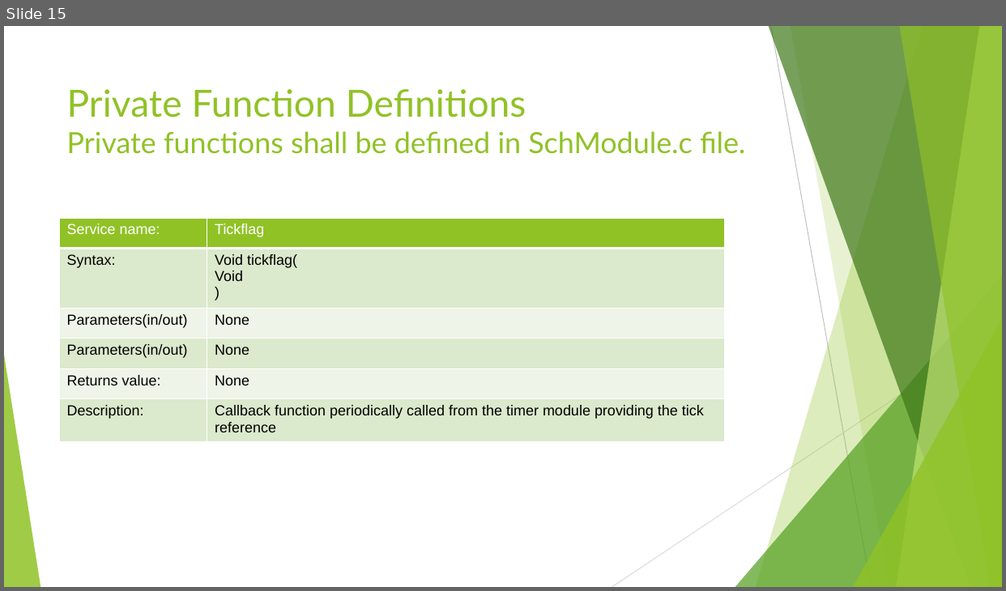
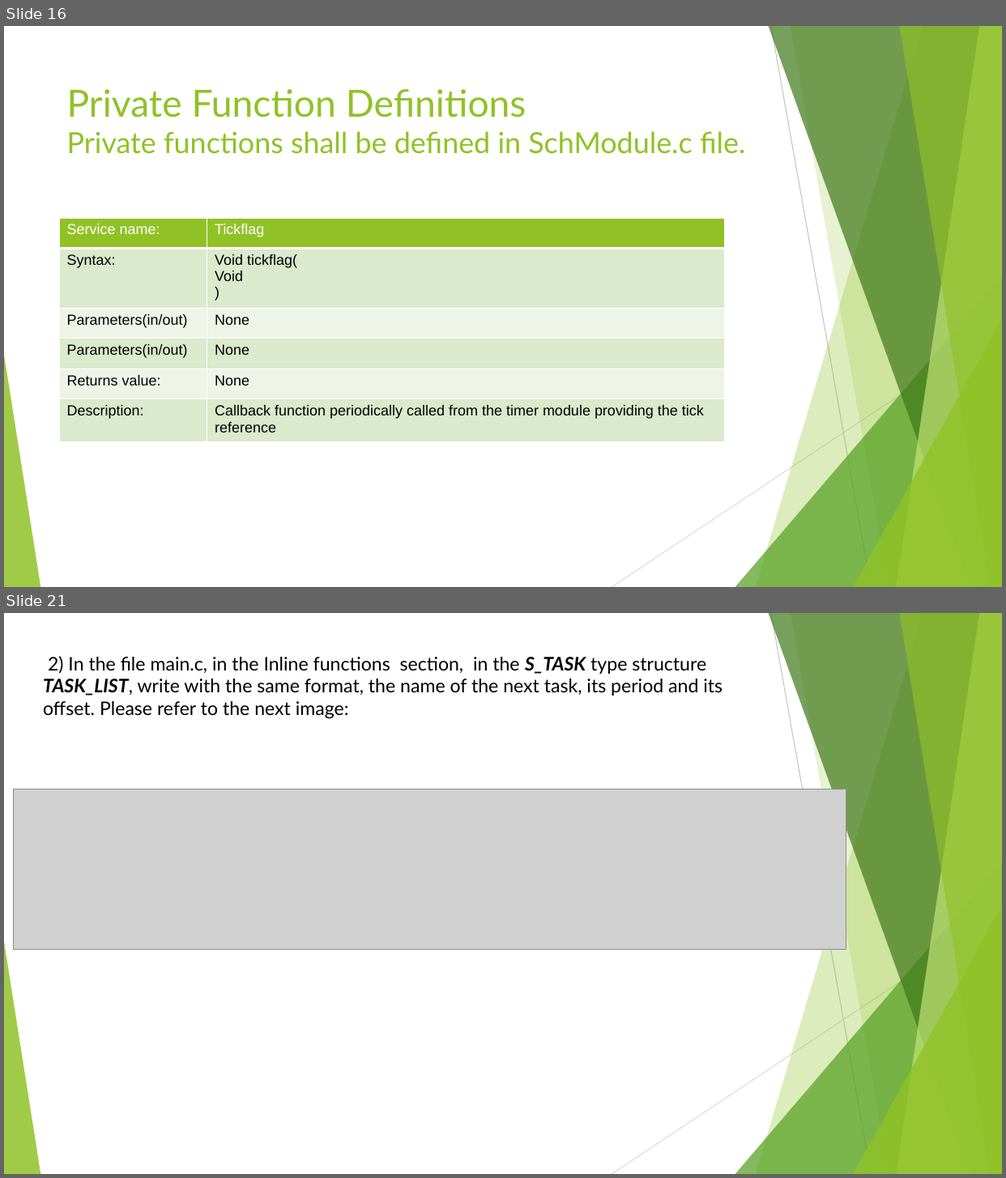
Before and after one commit to DavidDiaz0099/scheduler, a slide deck: Scheduler Module.pptx. Shown one above the other, each under a label of ours: slide 15 before the commit, slides 16 and 21 after it; the slides between them are not shown. The pictures are 1006x591 and 1006x1178 pixels, drawn with LibreOffice and Linux fonts; fonts in the diff are those of the drawing; grey boxes stand for pictures. Boxes give left, top, right and bottom in pixels: in the first picture for what was removed or moved away, otherwise in the second. Text is boxed around its words. In the diff, an @@ line names an element or a change of style, - is before the commit and + after.

```diff
--- a/Scheduler Module.pptx
+++ b/Scheduler Module.pptx
@@ slide 21 added at box(4, 613, 1002, 1174), background #FFFFFF; not listed: 10 template elements that a slide beside it also shows @@
@@ text added at box(43, 656, 722, 719), 18 pt, text #000000 @@
+2) In the file main.c, in the Inline functions section, in the S_TASK type structure TASK_LIST, write with the same format, the name of the next task, its period and its offset. Please refer to the next image:
@@ picture added at box(14, 789, 847, 949) @@
@@ what was slide 15 is now slide 16 @@
```
Also in this commit, not shown: 6 slides changed, 6 other slides added, 1 other file.
